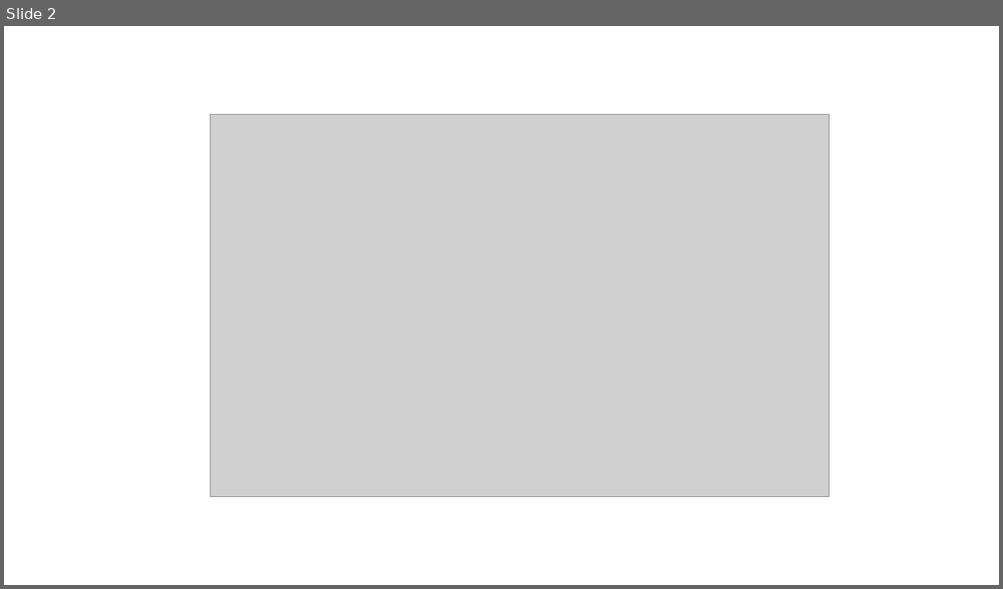
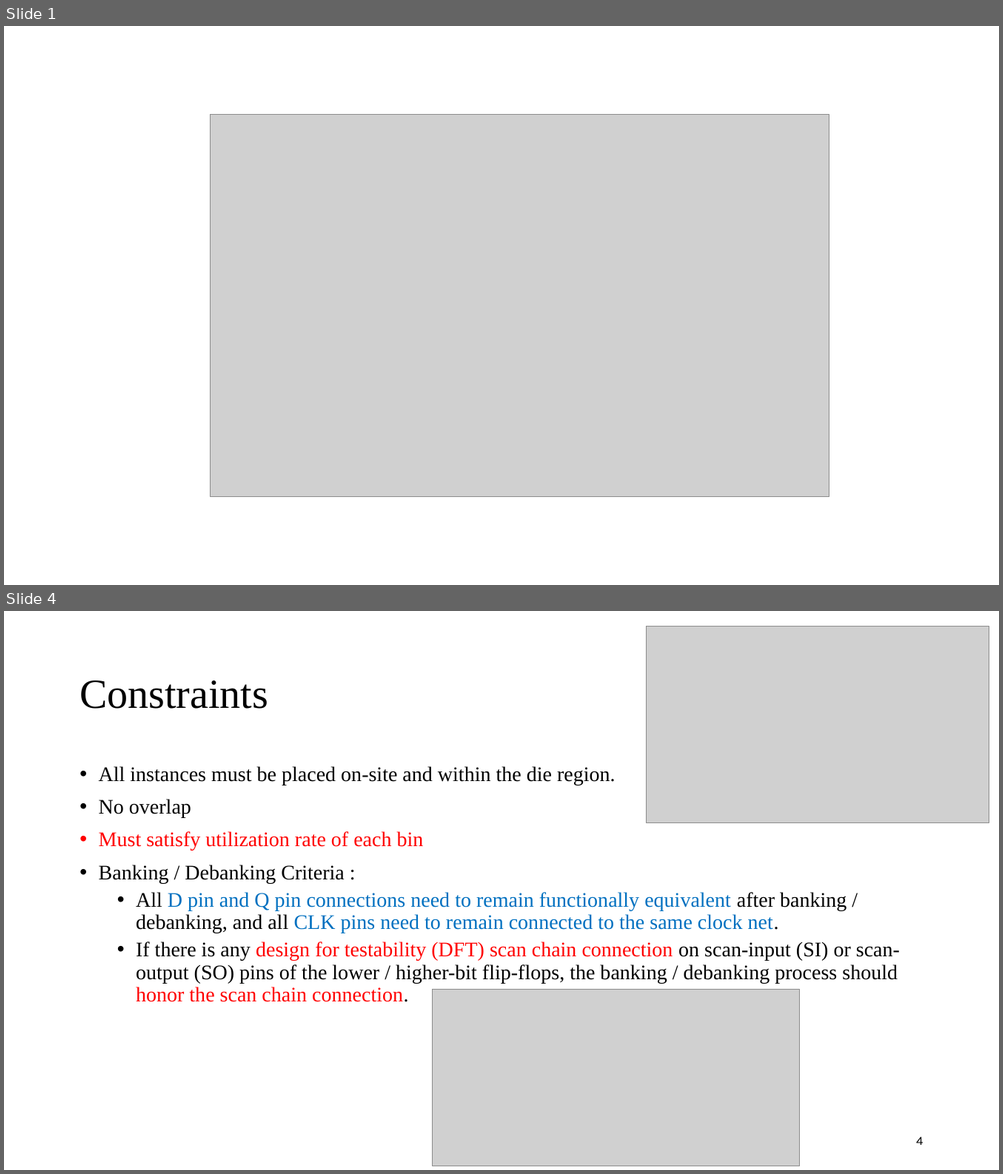
Before and after one commit to demon02130101/Lab, a slide deck: ICCAD/進度報告/0418.pptx. Shown one above the other, each under a label of ours: slide 2 before the commit, slides 1 and 4 after it; the slides between them are not shown. The pictures are 1003x589 and 1003x1174 pixels, drawn with LibreOffice and Linux fonts; fonts in the diff are those of the drawing; grey boxes stand for pictures. Boxes give left, top, right and bottom in pixels: in the first picture for what was removed or moved away, otherwise in the second. Text is boxed around its words. In the diff, an @@ line names an element or a change of style, - is before the commit and + after.

```diff
--- a/ICCAD/進度報告/0418.pptx
+++ b/ICCAD/進度報告/0418.pptx
@@ slide 4 added at (4, 611, 999, 1170), background #FFFFFF @@
@@ picture added at (646, 626, 988, 823) @@
@@ title added at (79, 681, 268, 709), 40 pt, text #000000 @@
+Constraints
@@ text added at (99, 766, 899, 1002), 20 pt, text #000000 @@
+• All instances must be placed on-site and within the die region.
+• No overlap
+• Must satisfy utilization rate of each bin
+• Banking / Debanking Criteria :
+  • All D pin and Q pin connections need to remain functionally equivalent after banking / debanking, and all CLK pins need to remain connected to the same clock net.
+  • If there is any design for testability (DFT) scan chain connection on scan-input (SI) or scan-output (SO) pins of the lower / higher-bit flip-flops, the banking / debanking process should honor the scan chain connection.
@@ picture added at (432, 989, 800, 1166) @@
@@ page number added at (916, 1137, 922, 1145), 12 pt, text #000000 @@
+4
@@ what was slide 2 is now slide 1 @@
```
Also in this commit, not shown: 1 slide changed, 1 other slide added, 1 slide removed, 3 other files.
